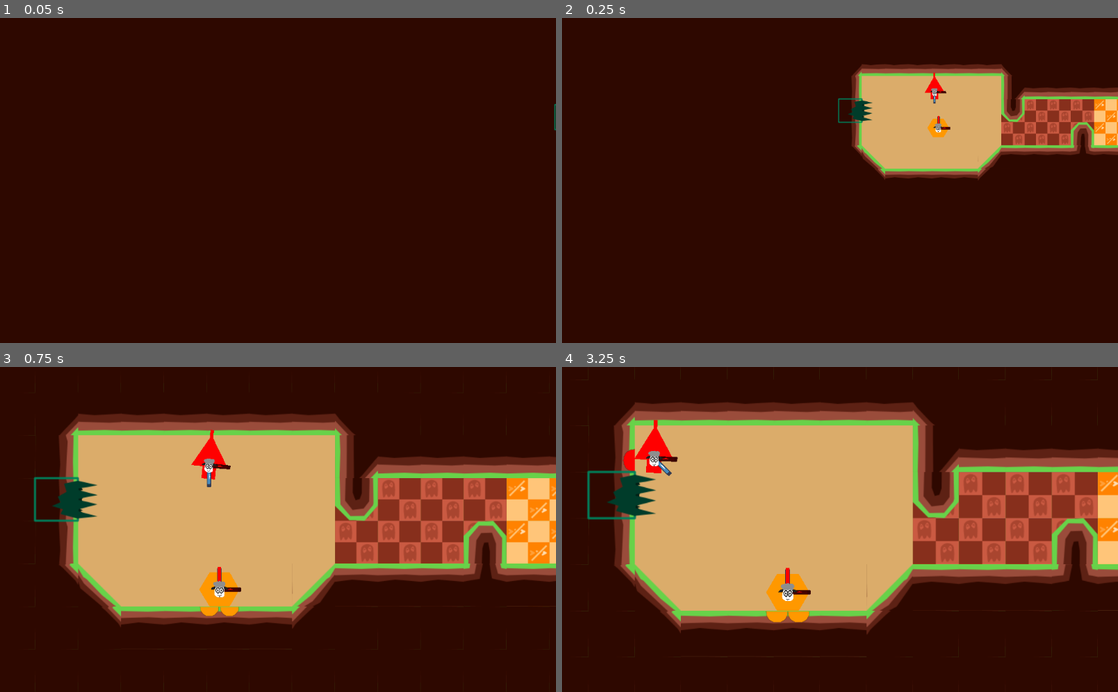
Above: before the commit, frames 1-4 (two rows, left to right).
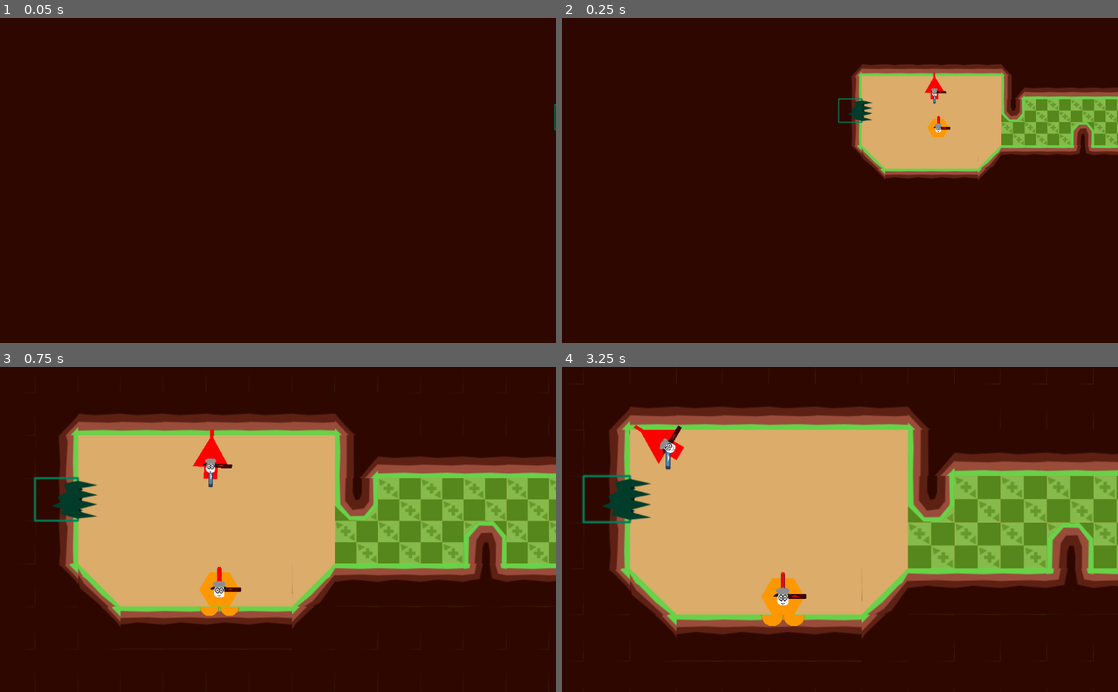
Above: after the commit, the same moments.

Repository: Pandaqi/rolling-in-the-sheepe
Game: Godot game, scene res://Main.tscn
Same seed, same stepped clock (60 frames per second), same inputs: the game is played once before the commit and once after it. The engine's default icon, where the game draws it, is replaced by a stand-in: a white triangle on a blue panel in a dark square.
Inputs (mouse positions are in pixels of both pictures, inside the frame that each line leads up to):
- Up to frame 1 (0.05 s): no input
- Up to frame 2 (0.25 s): no input
- Up to frame 3 (0.75 s): move the mouse to (400, 513) at 0.52 s; hold Right (ui_right) from 0.53 s (still down); tap K at 0.6 s; click (400, 513) at 0.67 s
- Up to frame 4 (3.25 s): move the mouse to (728, 545) at 1.27 s; release Right (ui_right) at 1.28 s; hold Down (ui_down) 1.28-2.03 s; tap H at 1.35 s; move the mouse to (895, 458) at 2.02 s; hold Right (ui_right) 2.03-2.78 s; tap B at 2.1 s; move the mouse to (812, 594) at 2.77 s; hold Up (ui_up) from 2.78 s (still down); tap C at 2.85 s; click (812, 594) at 2.92 s

Frame 1 is identical in both runs. In frame 2, 2.5% of the frame differs, in the area x 79-100%, y 25-40%; in frame 3, 9.0%; in frame 4, 23%, in the area x 3-100%, y 2-90%.

Commit message:
Switched to "simpler" system of handling shapes

Diff:
--- a/scripts/globals/global_dict.gd
+++ b/scripts/globals/global_dict.gd
@@ -1,7 +1,47 @@
 extends Node
 
 var cfg = {
-	"slicing_yields_circles": true
+	"unrealistic_slicing": true,
+	"slicing_yields": "triangle",
+
+	"unrealistic_glueing": true,
+
+	"unrealistic_rounding": true
+}
+
+# Links shape to spritesheet, but can ALSO contain unique info about the shape in the future (such as shapes that need to be lighter/heavier or cling more strongly)
+var shape_list = {
+	'circle': { 'frame': 0, 'basic': 'circle' },
+	'square': { 'frame': 1, 'basic': 'square' },
+	'triangle': { 'frame': 2, 'basic': 'triangle' },
+	'pentagon': { 'frame': 3, 'basic': 'pentagon' },
+	'hexagon': { 'frame': 4, 'basic': 'hexagon' },
+	'parallellogram': { 'frame': 5, 'basic': 'square' },
+	'l-shape': { 'frame': 6, 'basic': 'square' },
+	'starpenta': { 'frame': 7, 'basic': 'pentagon' },
+	'starhexa': { 'frame': 8, 'basic': 'hexagon' },
+	'trapezium': { 'frame': 9, 'basic': 'square' },
+	'crown': { 'frame': 10, 'basic': 'triangle' },
+	'cross': { 'frame': 11, 'basic': 'octagon' },
+	'heart': { 'frame': 12, 'basic': 'square' },
+	'drop': { 'frame': 13, 'basic': 'square' },
+	'arrow': { 'frame': 14, 'basic': 'triangle' },
+	'diamond': { 'frame': 15, 'basic': 'pentagon' },
+	'crescent': { 'frame': 16, 'basic': 'pentagon' },
+	'trefoil': { 'frame': 17, 'basic': 'triangle' },
+	'quatrefoil': { 'frame': 18, 'basic': 'octagon' }
+}
+
+var shape_order = ['triangle', 'square', 'pentagon', 'hexagon', 'heptagon', 'octagon', 'nonagon', 'circle']
+var points_per_shape = {
+	'triangle': 3,
+	'square': 4,
+	'pentagon': 5,
+	'hexagon': 6,
+	'heptagon': 7,
+	'octagon': 8,
+	'nonagon': 9,
+	'circle': 16
 }
 
 var edge_types = {
--- a/scripts/map/terrain.gd
+++ b/scripts/map/terrain.gd
@@ -46,6 +46,9 @@
 	return route_generator.cur_path[index].terrain
 
 func get_random_terrain_type(rect):
+	# DEBUGGING
+	return "glue"
+
 	# RESTRICTION: place reverse gravity on things going up
 	if rect.dir == 3:
 		if randf() <= USE_REV_GRAVITY_ON_UP_DIR:
--- a/scripts/module_glue.gd
+++ b/scripts/module_glue.gd
@@ -17,6 +17,7 @@
 onready var body = get_parent()
 onready var slicer = get_node("/root/Main/Slicer")
 onready var shaper = get_node("../Shaper")
+onready var rounder = get_node("../Rounder")
 
 func set_player_num(num):
 	player_num = num
@@ -38,14 +39,32 @@
 	if not glue_active: return
 	if glue_disabled: return
 
+	var unrealistic_glueing = GlobalDict.cfg.unrealistic_glueing
+
 	for obj in body.contact_data:
 		var other_body = obj.body
 
 		if not other_body.is_in_group("Players"): continue
 		if other_body.get_node("Status").player_num != player_num: continue
 
-		glue_object_to_me(obj)
+		if unrealistic_glueing:
+			eat_and_grow_object(obj)
+		else:
+			glue_object_to_me(obj)
 		break
+
+func eat_and_grow_object(obj):
+	var their_area : float = obj.body.get_node("Shaper").get_area()
+	var our_area : float = shaper.get_area()
+
+	# if they are bigger than us, they should eat us
+	# and they will, because a collision goes both ways
+	if their_area > our_area: return
+
+	obj.body.get_node("Status").delete()
+
+	var grow_ratio = 2.0 * (our_area / their_area - 1.0)
+	rounder.grow(grow_ratio)
 
 func glue_object_to_me(obj):
 	var num_shapes = obj.body.shape_owner_get_shape_count(0)
--- a/scripts/module_map_reader.gd
+++ b/scripts/module_map_reader.gd
@@ -28,6 +28,7 @@
 onready var coins = get_node("../Coins")
 onready var shaper = get_node("../Shaper")
 onready var mover = get_node("../Mover")
+onready var rounder = get_node("../Rounder")
 onready var item_reader = get_node("../ItemReader")
 onready var room_tracker = get_node("../RoomTracker")
 
@@ -134,7 +135,11 @@
 
 		"rounder":
 			if coins.count() >= MIN_COIN_LIMIT:
-				shaper.make_circle()
+				rounder.make_fully_round()
+
+		"malformer":
+			if coins.count() < MIN_COIN_LIMIT:
+				rounder.make_fully_malformed()
 
 		"halver":
 			coins.pay(floor(0.5*coins.count()))
--- a/scripts/module_rounder.gd
+++ b/scripts/module_rounder.gd
@@ -22,6 +22,7 @@
 onready var shaper = get_node("../Shaper")
 onready var mover = get_node("../Mover")
 
+onready var slicer = get_node("/root/Main/Slicer")
 onready var round_algo_timer = $Timer
 onready var grow_timer = $GrowTimer
 
@@ -39,11 +40,70 @@
 	# We now have a value between 0->1 which tells us which FRACTION
 	# of that time we spent not-rolling
 	if average_airtime > 0.5:
-		become_more_malformed(average_airtime)
+		if GlobalDict.cfg.unrealistic_rounding:
+			become_more_malformed_unrealistic(average_airtime)
+		else:
+			become_more_malformed(average_airtime)
 	else:
-		become_more_round(1.0 - average_airtime)
+		if GlobalDict.cfg.unrealistic_rounding:
+			become_more_round_unrealistic(average_airtime)
+		else:
+			become_more_round(1.0 - average_airtime)
 
 	average_airtime = 0.0
+
+func become_more_round_unrealistic(average_airtime):
+	if status.is_wolf: return
+
+	if grow_instead_of_rounding:
+		grow(GROW_FACTOR)
+		return
+	if is_round: return
+
+	var new_shape_name = change_shape_index(+1)
+	var new_body = slicer.create_basic_body(body, new_shape_name)
+
+	shaper.create_new_from_shape(new_body, { 'type': new_shape_name })
+
+	is_round = false
+	if new_shape_name == "circle": is_round = true
+
+func become_more_malformed_unrealistic(average_airtime):
+	if status.is_wolf: return
+
+	if grow_instead_of_rounding:
+		shrink(GROW_FACTOR)
+		return
+	if is_malformed: return
+
+	var new_shape_name = change_shape_index(-1)
+	var new_body = slicer.create_basic_body(body, new_shape_name)
+
+	shaper.create_new_from_shape(new_body, { 'type': new_shape_name })
+
+	is_malformed = false
+	if new_shape_name == "triangle": is_malformed = true
+
+func make_fully_round():
+	var new_body = slicer.create_basic_body(body, "circle")
+
+	shaper.create_new_from_shape(new_body, { 'type': "circle" })
+
+func make_fully_malformed():
+	var new_body = slicer.create_basic_body(body, "triangle")
+
+	shaper.create_new_from_shape(new_body, { 'type': "triangle" })
+
+func change_shape_index(val):
+	var cur_shape = shaper.shape_type
+	var cur_index = GlobalDict.shape_order.find(cur_shape)
+
+	if cur_index < 0:
+		var related_basic_shape = GlobalDict.shape_list[cur_shape].basic
+		cur_index = GlobalDict.shape_order.find(related_basic_shape)
+
+	var next_index = clamp(cur_index + val, 0, GlobalDict.shape_order.size()-1)
+	return GlobalDict.shape_order[next_index]
 
 #
 # Deforming
--- a/scripts/module_shaper.gd
+++ b/scripts/module_shaper.gd
@@ -1,13 +1,21 @@
 extends Node2D
 
-const MIN_RADIUS : float = 9.0
-const MAX_RADIUS : float = 16.0 # JUST fits between gaps
+# when changing bodies, we "lose" some of our area, so this compensates
+# NOTE: it's certainly NOT perfect, as it depends on whether you grow/shrink, and which shape exactly you move to, but it's a middle ground
+const BASIC_BODY_RADIUS_GROWTH : float = 1.25
+
+const MIN_RADIUS : float = 10.0
+const MAX_RADIUS : float = 26.0 # JUST fits between gaps
 const SIZE : float = 20.0
 
 var area : float
+var circumcircle_radius : float
+var avg_angle : float
 var bounding_box
 var color : Color = Color(1.0, 0.0, 0.0)
 
+var shape_type : String = ""
+
 onready var body = get_parent()
 onready var slicer = get_node("/root/Main/Slicer")
 
@@ -16,13 +24,14 @@
 # Creation (from given shape/parameters
 #
 #####
-func make_circle():
-	var arr = slicer.create_circle_body(body)
+func destroy():
 	var num_shapes = body.shape_owner_get_shape_count(0)
 	for i in range(num_shapes):
-		body.shape_owner_remove_shape(0, i)
-
-	append_shape(arr)
+		body.shape_owner_remove_shape(0, 0)
+
+func create_new_from_shape(shp, params):
+	destroy()
+	create_from_shape(shp, params)
 
 func append_shape(shape):
 	var shape_node = ConvexPolygonShape2D.new()
@@ -40,16 +49,18 @@
 
 	on_shape_updated()
 
-func create_from_shape(shp):
+func create_from_shape(shp, params):
 	var shape = reposition_around_centroid(shp)
 
 	var col_node = get_parent().get_node("CollisionPolygon2D")
 	col_node.polygon = shape
 
+	shape_type = params.type
+
 	on_shape_updated()
 
 func create_from_random_shape():
-	create_from_shape(create_random_shape())
+	create_from_shape(create_random_shape(), { 'type': 'random' })
 
 func create_random_shape():
 	var shape = []
@@ -85,7 +96,7 @@
 func make_local(shp):
 	shp = shp + []
 
-	# This does NOT work because the parent hasn't been added to scene tree yet
+	# The comment below does NOT work because the parent hasn't been added to scene tree yet
 	# It's also not necessary, as we start a new, so only position is important (not rotation)
 	#var trans = get_parent().get_global_transform()
 	# shp[i] = trans.xform_inv(shp[i])
@@ -179,13 +190,38 @@
 
 	bounding_box = bounds
 
+func get_area():
+	return area
+
 func recalculate_area():
 	area = 0
+	circumcircle_radius = 0
+	avg_angle = 0
 
 	var num_shapes = body.shape_owner_get_shape_count(0)
 	for i in range(num_shapes):
 		var shape = body.shape_owner_get_shape(0, i)
-		area += calculate_shape_area_shoelace(shape.points)
+		var pts = shape.points
+
+		area += calculate_shape_area_shoelace(pts)
+		circumcircle_radius = max(circumcircle_radius, calculate_circumcircle(pts))
+		avg_angle += calculate_avg_angle(pts)
+
+	avg_angle /= float(num_shapes)
+
+func get_avg_angle():
+	return avg_angle
+
+func calculate_avg_angle(shp):
+	var ang = 0
+	for i in range(shp.size()):
+		var next_index = (i+1) % int(shp.size())
+		var p1 = shp[i]
+		var p2 = shp[next_index]
+
+		ang = (p2 - p1).angle()
+
+	return ang / float(shp.size())
 
 func calculate_shape_area_shoelace(shp):
 	var A = 0
@@ -206,11 +242,24 @@
 #
 #	return clamp(approx, MIN_RADIUS, MAX_RADIUS)
 
+func get_circumcircle_radius():
+	return circumcircle_radius
+
+func calculate_circumcircle(shp):
+	var c = 0
+	for i in range(shp.size()):
+		c = max(c, shp[i].length())
+	return c
+
 func approximate_radius():
 	return sqrt(area / PI)
 
 func approximate_radius_as_ratio():
 	return approximate_radius() / float(MAX_RADIUS)
+
+func approximate_radius_for_basic_body(shrinker : float = 1.0):
+	var radius = shrinker*BASIC_BODY_RADIUS_GROWTH * approximate_radius()
+	return clamp(radius, MIN_RADIUS, MAX_RADIUS)
 
 func at_max_size():
 	return approximate_radius() >= MAX_RADIUS
--- a/scripts/player_manager.gd
+++ b/scripts/player_manager.gd
@@ -13,29 +13,6 @@
 var player_shapes = []
 
 var bodies_per_player = []
-
-# Links shape to spritesheet, but can ALSO contain unique info about the shape in the future (such as shapes that need to be lighter/heavier or cling more strongly)
-var shape_list = {
-	'circle': { 'frame': 0 },
-	'square': { 'frame': 1 },
-	'triangle': { 'frame': 2 },
-	'pentagon': { 'frame': 3 },
-	'hexagon': { 'frame': 4 },
-	'parallellogram': { 'frame': 5 },
-	'l-shape': { 'frame': 6 },
-	'starpenta': { 'frame': 7 },
-	'starhexa': { 'frame': 8 },
-	'trapezium': { 'frame': 9 },
-	'crown': { 'frame': 10 },
-	'cross': { 'frame': 11 },
-	'heart': { 'frame': 12 },
-	'drop': { 'frame': 13 },
-	'arrow': { 'frame': 14 },
-	'diamond': { 'frame': 15 },
-	'crescent': { 'frame': 16 },
-	'trefoil': { 'frame': 17 },
-	'quatrefoil': { 'frame': 18 }
-}
 
 var predefined_shapes = {}
 var available_shapes = []
@@ -65,14 +42,14 @@
 
 func get_player_shape_frame(player_num : int):
 	var shape_name = player_shapes[player_num]
-	return shape_list[shape_name].frame
+	return GlobalDict.shape_list[shape_name].frame
 
 func create_player(player_num : int):
 	var player = player_scene.instance()
 
 	var rand_shape = available_shapes.pop_front()
 	player_shapes[player_num] = rand_shape
-	player.get_node("Shaper").create_from_shape(shape_list[rand_shape].points)
+	player.get_node("Shaper").create_from_shape(GlobalDict.shape_list[rand_shape].points, { 'type': rand_shape })
 
 	var room = route_generator.cur_path[0]
 	player.set_position(get_spread_out_position(room))
@@ -129,7 +106,7 @@
 		var key = child.name.to_lower()
 		var val = scale_shape( Array(child.polygon) )
 
-		shape_list[key].points = val
+		GlobalDict.shape_list[key].points = val
 		available_shapes.append(key)
 
 	available_shapes.shuffle()
--- a/scripts/slicer.gd
+++ b/scripts/slicer.gd
@@ -63,13 +63,15 @@
 	for b in bodies:
 		slice_body(b, p1, p2)
 
-func create_circle_body(b):
+func create_basic_body(b, type, shrinker : float = 1.0):
 	var base_pos = b.get_global_position()
-	var radius = 0.66 * b.get_node("Shaper").approximate_radius()
+	var radius = b.get_node("Shaper").approximate_radius_for_basic_body(shrinker)
+
+	var num_points = GlobalDict.points_per_shape[type]
 
 	var arr = []
-	for a in range(8):
-		var angle = (a / 8.0) * (2*PI)
+	for a in range(num_points):
+		var angle = (a / float(num_points)) * (2*PI)
 		var new_pos = base_pos + Vector2(cos(angle), sin(angle))*radius
 		arr.append(new_pos)
 
@@ -84,17 +86,19 @@
 		print("Player already has too many bodies")
 		return
 
-	if GlobalDict.cfg.slicing_yields_circles:
-		var new_bodies = [[],[]]
+	if GlobalDict.cfg.unrealistic_slicing:
+		b.get_node("Status").delete()
+
+		var new_type = GlobalDict.cfg.slicing_yields
+		var new_shapes = []
 		for i in range(2):
-			new_bodies[i] = create_circle_body(b)
-
-		b.get_node("Status").delete()
+			new_shapes.append( create_basic_body(b, new_type, 0.5) )
 
 		var coins_a = floor(original_coins * 0.5)
 		var coins_b = original_coins - coins_a
-		create_body_from_shape(original_player_num, new_bodies[0], coins_a)
-		create_body_from_shape(original_player_num, new_bodies[1], coins_b)
+		create_body_from_shape(new_shapes[0], { 'player_num': original_player_num, 'coins': coins_a, 'type': new_type })
+		create_body_from_shape(new_shapes[1], { 'player_num': original_player_num, 'coins': coins_b, 'type': new_type })
+
 		return
 
 	var num_shapes = b.shape_owner_get_shape_count(0)
@@ -310,18 +314,18 @@
 
 	return body
 
-func create_body_from_shape(player_num : int, shp : Array, coins : int) -> RigidBody2D:
+func create_body_from_shape(shp : Array, params = {}) -> RigidBody2D:
 	var body = body_scene.instance()
 
 	body.position = calculate_centroid(shp)
 
-	body.get_node("Shaper").create_from_shape(shp)
+	body.get_node("Shaper").create_from_shape(shp, params)
 
 	map.add_child(body)
 
 	# and we make sure it has the same parent as the original body
-	body.get_node("Status").set_player_num(player_num)
-	body.get_node("Coins").get_paid(coins)
+	body.get_node("Status").set_player_num(params.player_num)
+	body.get_node("Coins").get_paid(params.coins)
 
 	return body
 
Not shown, removed: non-game/[Spinoff] Carving Pumpkins.docx
